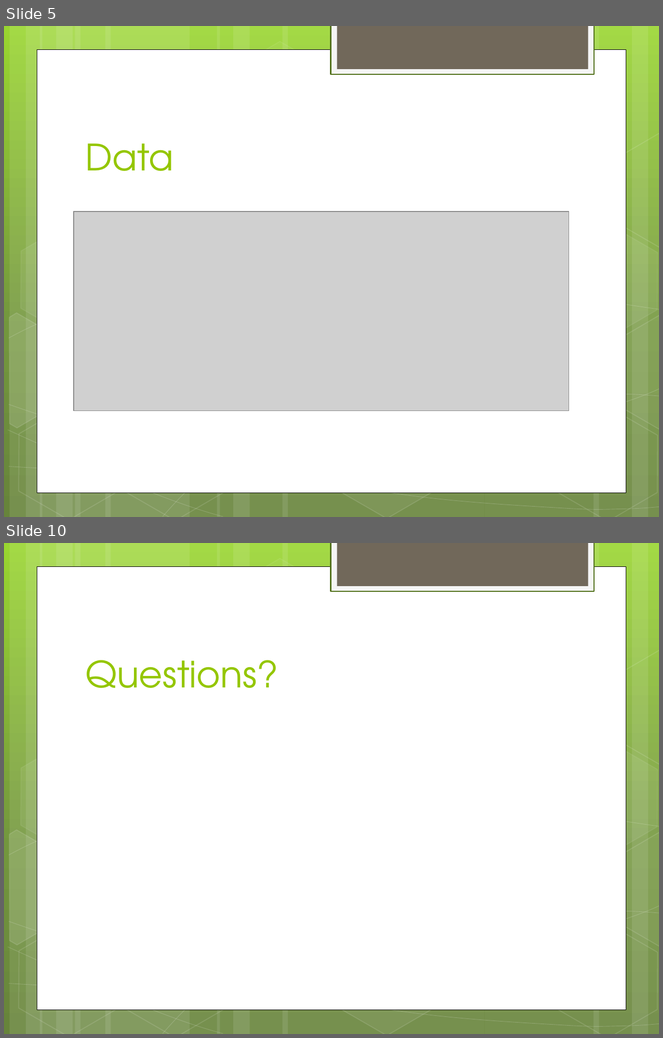
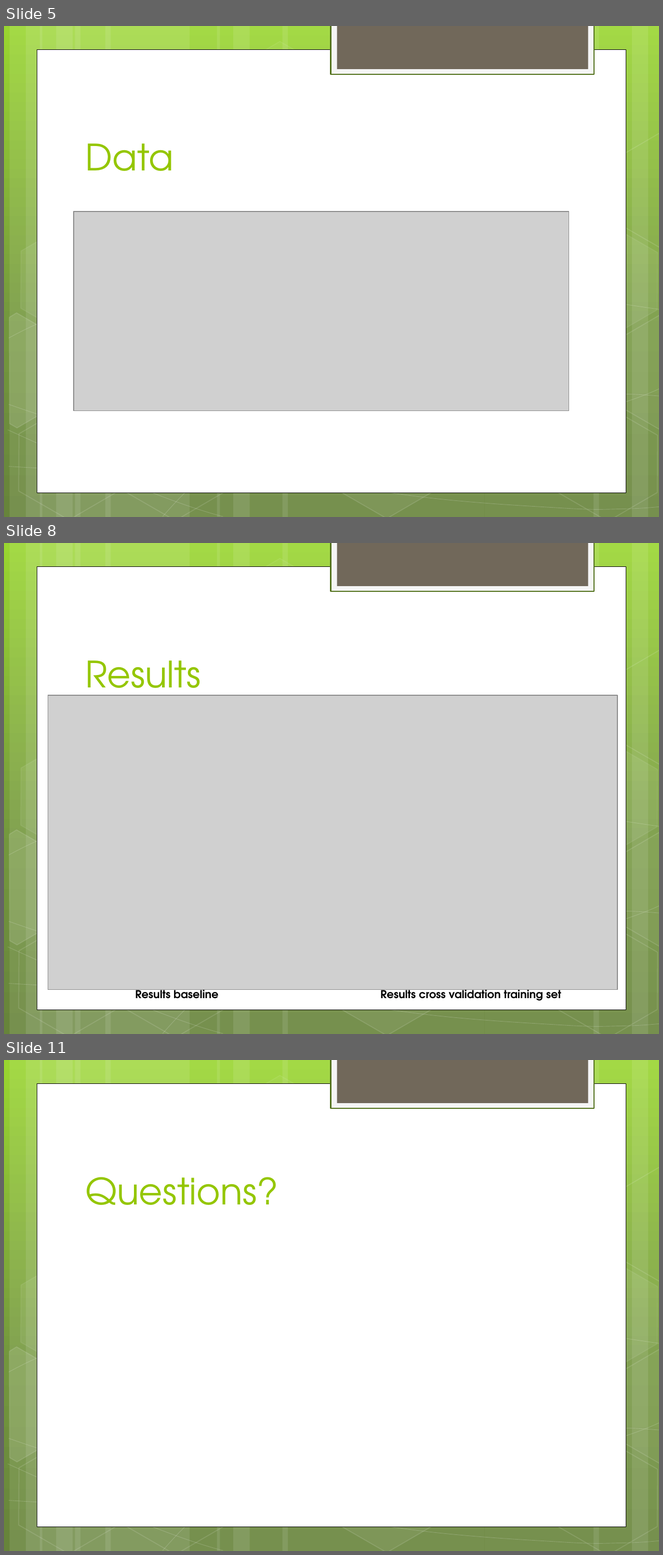
Before and after one commit to DaphneGroot/LFD-Final-Project, a slide deck: Presentation.pptx. Shown one above the other, each under a label of ours: slides 5 and 10 before the commit, slides 5, 8 and 11 after it; the slides between them are not shown. The pictures are 663x1038 and 663x1555 pixels, drawn with LibreOffice and Linux fonts; fonts in the diff are those of the drawing; grey boxes stand for pictures. Boxes give left, top, right and bottom in pixels: in the first picture for what was removed or moved away, otherwise in the second. Text is boxed around its words. In the diff, an @@ line names an element or a change of style, - is before the commit and + after.

```diff
--- a/Presentation.pptx
+++ b/Presentation.pptx
@@ slide 8 added at (4,543,659,1034), background gradient #9AD530 to #73973E to #67853C; not listed: 31 template elements that a slide beside it also shows @@
@@ title added at (85,661,201,704), 40 pt, text #94C600 @@
+Results
@@ picture added at (48,696,618,991) @@
@@ text added at (135,987,561,1003), 12 pt, text #000000, bold @@
+Results baseline Results cross validation training set
@@ what was slide 10 is now slide 11 @@
```
Also in this commit, not shown: 3 slides changed, 1 other slide added, 1 slide removed.
